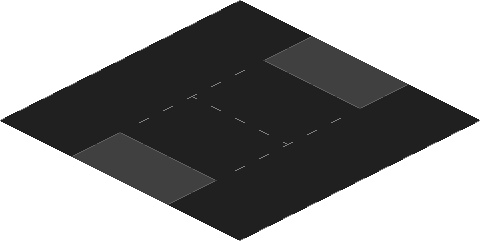
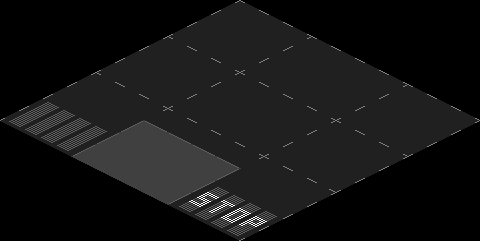
Layer changes from the first 480 × 241 image to the second:
hid group "large_channel" (4 layers) over [0, 0, 480, 241]
showed group "large_t" (6 layers) over [0, 0, 480, 241]
showed group "large_line" (4 layers) over [0, 0, 480, 241]
showed group "large_cross" (4 layers) over [0, 0, 480, 241]
showed group "medium_t" (6 layers) over [0, 0, 480, 241]
showed group "medium_line" (4 layers) over [0, 0, 480, 241]
showed group "medium_cross" (6 layers) over [0, 0, 480, 241]
showed group "small_t" (6 layers) over [0, 0, 480, 241]
showed group "small_line" (4 layers) over [0, 0, 480, 241]
showed group "small_cross" (6 layers) over [0, 0, 480, 241]
showed "background" (2nd of 2) over [0, 0, 480, 241]
